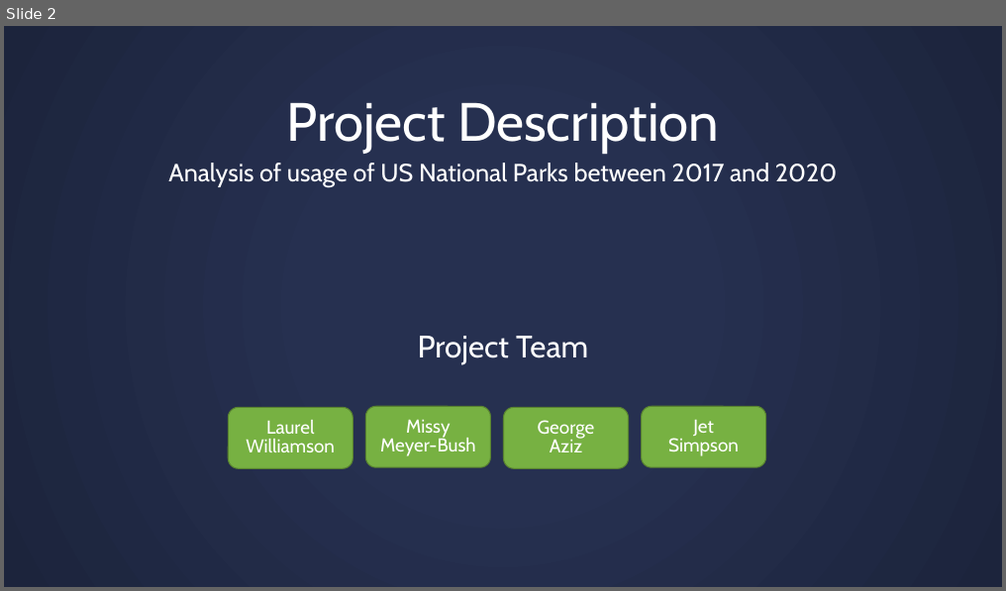
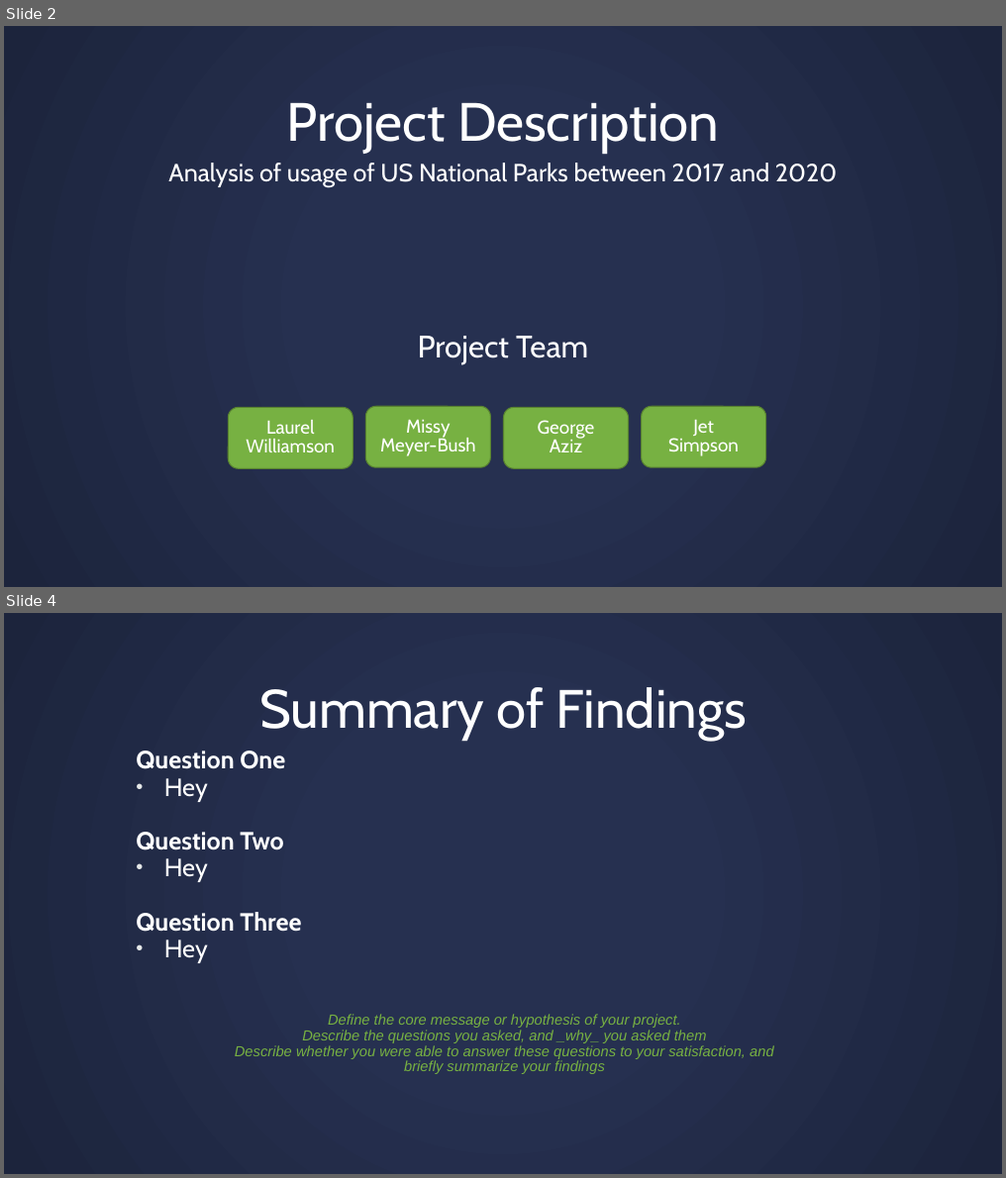
Before and after one commit to missymeyer/ProjectOne, a slide deck: Presentation_ProjectOne.pptx. Shown one above the other, each under a label of ours: slide 2 before the commit, slides 2 and 4 after it; the slides between them are not shown. The pictures are 1006x591 and 1006x1178 pixels, drawn with LibreOffice and Linux fonts; fonts in the diff are those of the drawing. Boxes give left, top, right and bottom in pixels: in the first picture for what was removed or moved away, otherwise in the second. Text is boxed around its words. In the diff, an @@ line names an element or a change of style, - is before the commit and + after.

```diff
--- a/Presentation_ProjectOne.pptx
+++ b/Presentation_ProjectOne.pptx
@@ slide 4 added at box(4, 613, 1002, 1174), background gradient #263050 to #1D243C @@
@@ title added at box(259, 687, 746, 740), 52 pt, text #FFFFFF @@
+Summary of Findings
@@ text added at box(136, 751, 301, 963), 24 pt, text #FFFFFF, bold @@
+Question One
+• Hey
+Question Two
+• Hey
+Question Three
+• Hey
@@ text added at box(235, 1014, 774, 1074), 14 pt, text #77B142, italic @@
+Define the core message or hypothesis of your project.
+Describe the questions you asked, and _why_ you asked them
+Describe whether you were able to answer these questions to your satisfaction, and briefly summarize your findings
```
Also in this commit, not shown: 7 other slides added, 12 slides removed.
